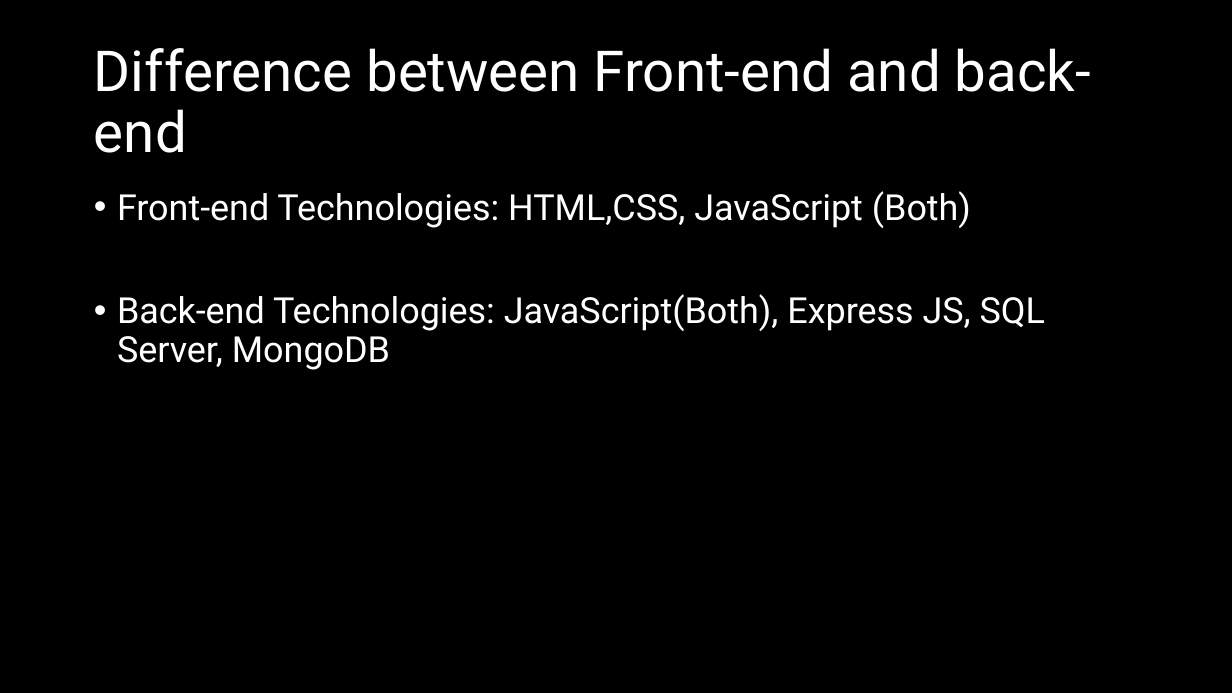
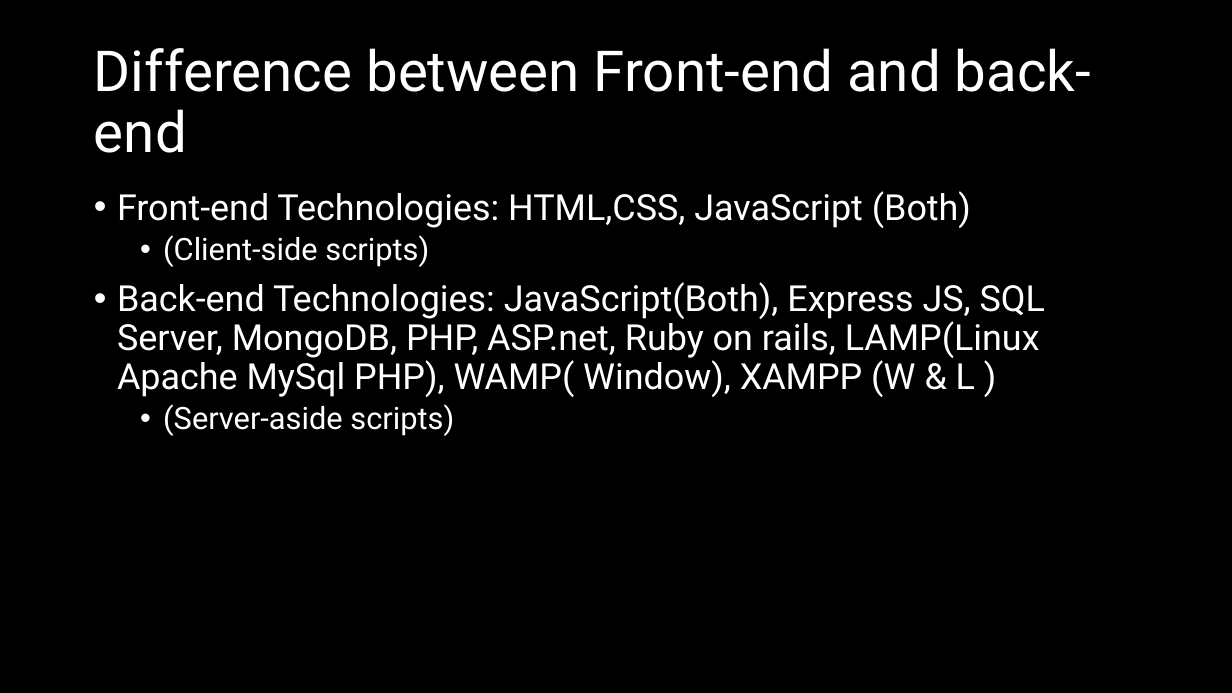
Before and after one commit to natiquekeyin/spring2025, a slide deck: slide 4 of FrontEnd/Week1/Week 1.pptx. Drawn at 1232x693 pixels with LibreOffice and Linux fonts; fonts in the diff are those of the drawing. Boxes give left, top, right and bottom in pixels: in the first picture for what was removed or moved away, otherwise in the second. Text is boxed around its words. In the diff, an @@ line names an element or a change of style, - is before the commit and + after.

```diff
--- a/FrontEnd/Week1/Week 1.pptx
+++ b/FrontEnd/Week1/Week 1.pptx
@@ text at (117, 235, 1045, 436): text changed @@
-• Back-end Technologies: JavaScript(Both), Express JS, SQL Server, MongoDB
+  • (Client-side scripts)
+• Back-end Technologies: JavaScript(Both), Express JS, SQL Server, MongoDB, PHP, ASP.net, Ruby on rails, LAMP(Linux Apache MySql PHP), WAMP( Window), XAMPP (W & L )
+  • (Server-aside scripts)
```
Also in this commit, not shown: 5 other slides changed, 4 other files.
